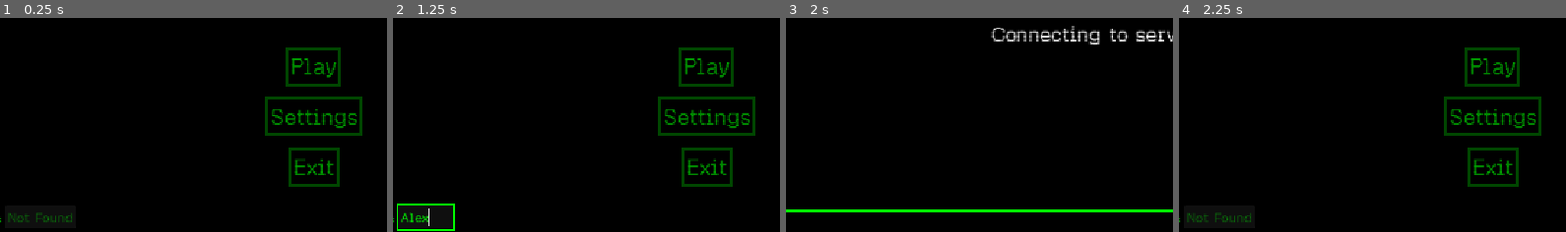
Above: before the commit, frames 1-4 (left to right).
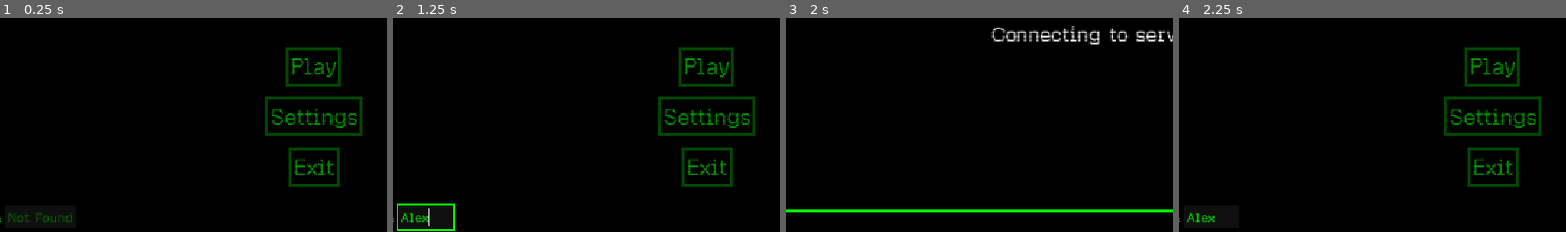
Above: after the commit, the same moments.

Repository: EnderiteFox/core-dump
Game: Godot game, scene res://entrypoint/entrypoint.tscn
The game is run twice, just before and just after one commit, with the same random seed, the same clock (stepped at 60 frames per second) and the same inputs.
Inputs (mouse positions are % of the whole screen's width and height, from its top left):
- Up to frame 1 (0.25 s): no input
- Up to frame 2 (1.25 s): click (16, 97) at 0.52 s; type "Alex" at 0.6 s
- Up to frame 3 (2 s): click "Play" at 1.25 s
- Up to frame 4 (2.25 s): click "Back" at 2 s
The pictures show only the part of the screen within x 10-60%, y 50-100%; the shares and areas given below are measured in that part.

Frames 1-3 are identical in both runs. In frame 4, 0.4% of the frame differs, in the area x 2-19%, y 90-96%.

Commit message:
Load username from settings when entering main menu

Diff:
--- a/menus/main/main_menu.gd
+++ b/menus/main/main_menu.gd
@@ -22,6 +22,7 @@
 	exit_button.pressed.connect(get_tree().quit)
 	play_button.pressed.connect(_on_play_pressed)
 	username_input.text_changed.connect(_on_username_changed)
+	username_input.text = Settings.username
 
 
 func _gui_input(event: InputEvent) -> void:
